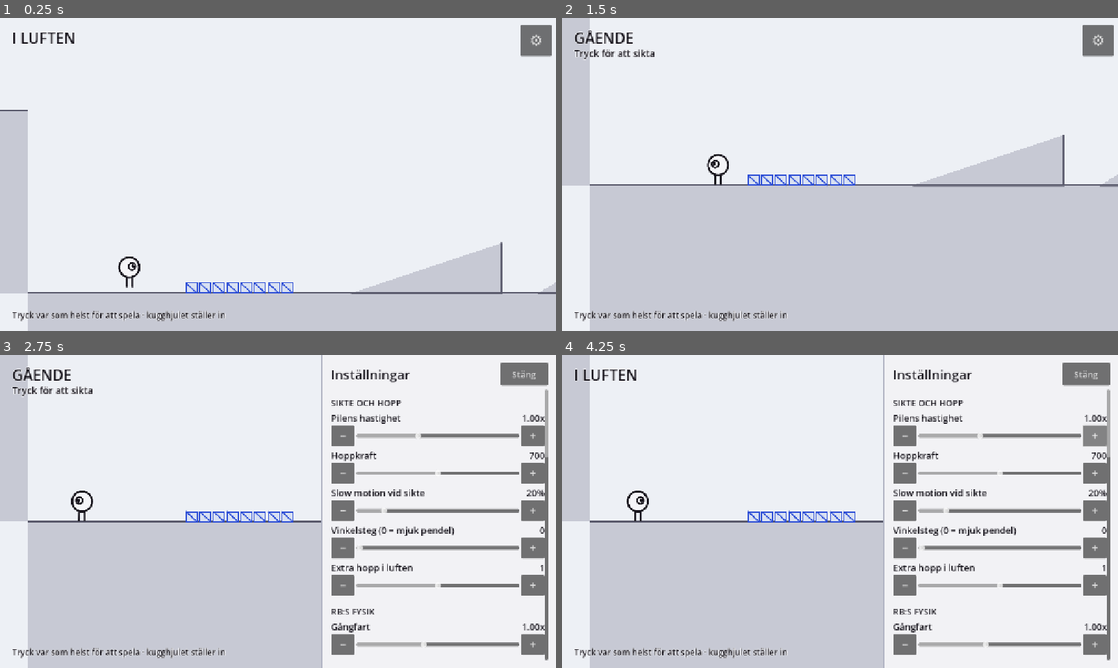
Above: before the commit, frames 1-4 (two rows, left to right).
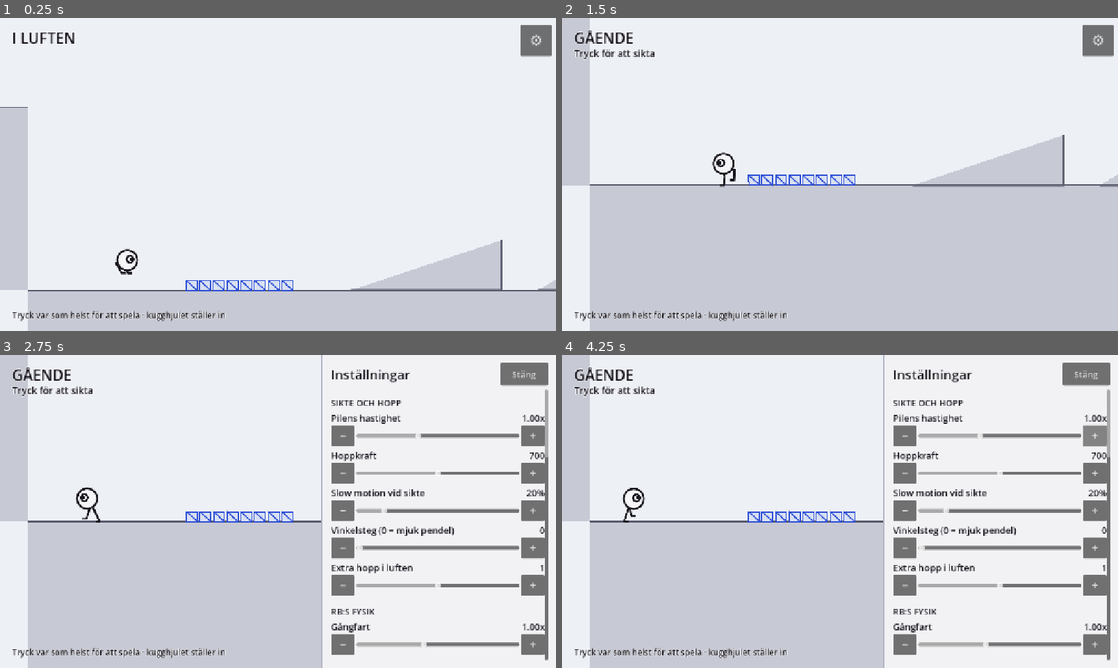
Above: after the commit, the same moments.

Repository: ojojboll-ui/Robo-ball
Game: Godot game, scene res://main/main.tscn
Two runs of this game, one before a commit and one after it. Both use one fixed random seed, a clock stepped at 60 frames per second and the inputs below.
Inputs:
- Up to frame 1 (0.25 s): no input
- Up to frame 2 (1.5 s): click "⚙" at 0.5 s; click "Stäng" at 1.25 s
- Up to frame 3 (2.75 s): click "⚙" at 2 s
- Up to frame 4 (4.25 s): click "−" at 2.75 s; click "+" at 3.5 s

The runs differ from the first frame. In frame 1, 2.0% of the frame differs, in the area x 0-100%, y 28-89%; in frame 2, 0.3%; in frame 3, 0.3%; in frame 4, 0.8%.

Commit message:
Give RB real ostrich legs, and stop him juddering up ramps
Two things from playtest: the body judders climbing a ramp because the
legs are rigidly attached to it, and the graybox should have the ostrich
legs the finished character will have, since the shape affects the
physics.

The judder turned out not to be cosmetic. RB's speed is entirely
tangential, and climbing a slope the tangent points away from the ground,
so nothing held him against the surface — measured on a plain 15 degree
ramp he lost the floor every thirteenth frame, 20 state changes in 300
frames. He now presses into the surface with a force of his own: 2 state
changes over the same run. That force also decides how well he holds over
a crest, which is a knob worth having.

The legs are now simulated rather than drawn. Feet find the ground by
raycast and stay put while the body travels over them; a step is taken
when a foot has fallen too far behind; and the body hangs from a spring
above the feet. The middle joint bends backwards, because in a bird it is
the ankle — the knee sits high against the body. The shape is not
decoration: it sets stride length, how high the body rides, and how much
uneven ground is absorbed before it reaches the body.

The suspension acts along the surface normal only. Letting it pull
sideways too made RB appear to lean backwards while climbing, since the
spring lags behind the motion.

Co-Authored-By: Claude Opus 5 <noreply@anthropic.com>
Claude-Session: https://claude.ai/code/session_01BFuXiawrAFSoffrH8t6SUi

Diff:
--- /dev/null
+++ b/game/actor/legs.gd
@@ -0,0 +1,173 @@
+class_name Legs
+extends RefCounted
+## RB:s strutsben — två ben med fotplacering mot marken och en fjädrad kropp.
+##
+## Gråbox betyder förenklad grafik, inte förenklad mekanik. Benen är fågelben:
+## leden mitt på viker sig **bakåt**, inte framåt som ett knä. Det är i själva
+## verket fotleden — hos en struts sitter knät högt uppe mot kroppen och det man
+## tar för ett bakåtvänt knä är ankeln. Formen är inte dekoration: den avgör hur
+## långt han kan kliva, hur högt kroppen bärs och hur mycket ojämn mark som
+## fjädras bort innan den når kroppen.
+##
+## Två saker den här filen löser:
+##   1. Fötterna söker upp marken och står stilla medan kroppen rör sig över
+##      dem, i stället för att glida med. Ett steg tas först när foten hamnat
+##      för långt bak.
+##   2. Kroppen hänger i en fjäder ovanför fötterna. Tidigare satt den fast i
+##      kollisionskroppen och ärvde varje litet hack i underlaget — därav
+##      skakandet uppför ramper.
+
+const THIGH := 17.0        ## höft → ankel, det korta övre benet
+const SHIN := 23.0         ## ankel → tå, det långa nedre benet
+const TOE := 9.0
+const HIP_SPREAD := 7.0    ## halva avståndet mellan höfterna
+const BODY_HEIGHT := 46.0  ## kroppens mitt ovanför fotplanet
+const LIFT := 13.0         ## hur högt foten lyfts under ett steg
+const MAX_SAG := 16.0      ## hur långt kroppen får hamna från kollisionskroppen
+const STIFFNESS := 220.0
+const DAMPING := 22.0
+const MIN_STRIDE := 22.0
+const MAX_STRIDE := 46.0
+
+var feet := [Vector2.ZERO, Vector2.ZERO]
+var planted := [true, true]
+var step_t := [0.0, 0.0]
+var step_from := [Vector2.ZERO, Vector2.ZERO]
+var step_to := [Vector2.ZERO, Vector2.ZERO]
+var step_time := [0.2, 0.2]
+var body_point := Vector2.ZERO
+var _body_vel := Vector2.ZERO
+var _ready := false
+
+func reset(rb: Node2D, normal: Vector2) -> void:
+	body_point = rb.global_position + normal * 22.0
+	_body_vel = Vector2.ZERO
+	var t := Vector2(-normal.y, normal.x)
+	for i in 2:
+		feet[i] = body_point - normal * BODY_HEIGHT + t * (i * 2.0 - 1.0) * HIP_SPREAD
+		planted[i] = true
+		step_t[i] = 1.0
+	_ready = true
+
+func hips(normal: Vector2) -> Array:
+	var t := Vector2(-normal.y, normal.x)
+	return [body_point - normal * 10.0 - t * HIP_SPREAD,
+		body_point - normal * 10.0 + t * HIP_SPREAD]
+
+func update(rb: Node2D, normal: Vector2, speed: float, grounded: bool, delta: float) -> void:
+	if not _ready:
+		reset(rb, normal)
+	if grounded:
+		_step(rb, normal, speed, delta)
+	else:
+		_dangle(normal, delta)
+	_carry_body(rb, normal, delta)
+
+# ---------------------------------------------------------------- stegen
+
+func _step(rb: Node2D, normal: Vector2, speed: float, delta: float) -> void:
+	var t := Vector2(-normal.y, normal.x)
+	var stride := clampf(MIN_STRIDE + absf(speed) * 0.12, MIN_STRIDE, MAX_STRIDE)
+	var hip_list := hips(normal)
+
+	for i in 2:
+		if planted[i]:
+			continue
+		step_t[i] += delta / maxf(step_time[i], 0.02)
+		if step_t[i] >= 1.0:
+			step_t[i] = 1.0
+			planted[i] = true
+			feet[i] = step_to[i]
+		else:
+			var k: float = step_t[i]
+			feet[i] = (step_from[i] as Vector2).lerp(step_to[i], k) + normal * sin(k * PI) * LIFT
+
+	# Ett ben i taget. Står båda och ett av dem har hamnat för långt bak tar
+	# det steget — det är därför gången blir omväxlande och inte hoppig.
+	if planted[0] and planted[1]:
+		var worst := -1
+		var worst_lag := stride * 0.5
+		for i in 2:
+			var lag: float = -((feet[i] as Vector2) - (hip_list[i] as Vector2)).dot(t) * signf(speed)
+			if speed == 0.0:
+				lag = absf(((feet[i] as Vector2) - (hip_list[i] as Vector2)).dot(t)) - stride * 0.4
+			if lag > worst_lag:
+				worst_lag = lag
+				worst = i
+		if worst >= 0:
+			_begin_step(rb, normal, worst, stride, speed, hip_list[worst])
+
+func _begin_step(rb: Node2D, normal: Vector2, i: int, stride: float, speed: float, hip: Vector2) -> void:
+	var t := Vector2(-normal.y, normal.x)
+	var forward := signf(speed) if speed != 0.0 else 1.0
+	var aim := hip + t * forward * stride * 0.55
+	var space := rb.get_world_2d().direct_space_state
+	var from := aim + normal * 28.0
+	var to := aim - normal * 70.0
+	var query := PhysicsRayQueryParameters2D.create(from, to, rb.collision_mask, [rb.get_rid()])
+	var hit := space.intersect_ray(query)
+	step_from[i] = feet[i]
+	step_to[i] = hit["position"] if not hit.is_empty() else aim
+	step_t[i] = 0.0
+	planted[i] = false
+	step_time[i] = clampf(stride / maxf(absf(speed), 40.0) * 0.55, 0.07, 0.32)
+
+## I luften hänger benen ner under kroppen.
+func _dangle(normal: Vector2, delta: float) -> void:
+	var t := Vector2(-normal.y, normal.x)
+	for i in 2:
+		var rest := body_point - normal * (BODY_HEIGHT - 6.0) + t * (i * 2.0 - 1.0) * HIP_SPREAD
+		feet[i] = (feet[i] as Vector2).lerp(rest, minf(1.0, delta * 9.0))
+		planted[i] = false
+		step_t[i] = 1.0
+
+# ---------------------------------------------------------------- kroppen
+
+## Fjädringen. Kroppen dras mot en punkt ovanför fötterna i stället för att sitta
+## fast i kollisionskroppen, och det är den som gör att småhack i marken inte
+## längre skakar hela RB.
+func _carry_body(rb: Node2D, normal: Vector2, delta: float) -> void:
+	# Kroppen sitter alltid rakt ovanför kollisionskroppen i sidled — en
+	# fjädring som också drar i sidled får RB att luta bakåt när han går uppför.
+	# Bara höjden fjädrar, och den styrs av var fötterna faktiskt står.
+	var anchor := rb.global_position + normal * 22.0
+	var support: Vector2 = ((feet[0] as Vector2) + (feet[1] as Vector2)) * 0.5
+	var along := (support + normal * BODY_HEIGHT - anchor).dot(normal)
+	var target := anchor + normal * clampf(along, -MAX_SAG, MAX_SAG)
+
+	_body_vel += (target - body_point) * STIFFNESS * delta
+	_body_vel *= exp(-DAMPING * delta)
+	body_point += _body_vel * delta
+
+	# Sista spärren: grafiken får aldrig lämna kollisionskroppen.
+	var off := body_point - anchor
+	if off.length() > MAX_SAG + 4.0:
+		body_point = anchor + off.normalized() * (MAX_SAG + 4.0)
+		_body_vel *= 0.5
+
+# ---------------------------------------------------------------- ritning
+
+## Tvåbensled där leden viker sig bakåt — fågelbenets kännetecken.
+static func solve(hip: Vector2, foot: Vector2, a: float, b: float, bend: Vector2) -> Vector2:
+	var d := foot - hip
+	var dist := clampf(d.length(), absf(a - b) + 0.01, a + b - 0.01)
+	var dir := d.normalized() if d.length() > 0.001 else Vector2.DOWN
+	var x := (dist * dist + a * a - b * b) / (2.0 * dist)
+	var y := sqrt(maxf(0.0, a * a - x * x))
+	var perp := dir.orthogonal()
+	if perp.dot(bend) < 0.0:
+		perp = -perp
+	return hip + dir * x + perp * y
+
+func draw_into(rb: CanvasItem, normal: Vector2, facing: int, color: Color) -> void:
+	var t := Vector2(-normal.y, normal.x)
+	var bend := -t * float(facing)
+	var hip_list := hips(normal)
+	for i in 2:
+		var hip: Vector2 = rb.to_local(hip_list[i])
+		var foot: Vector2 = rb.to_local(feet[i])
+		var ankle := solve(hip, foot, THIGH, SHIN, bend)
+		var width := 3.4 if i == 1 else 2.8
+		rb.draw_polyline(PackedVector2Array([hip, ankle, foot]), color, width, true)
+		rb.draw_circle(ankle, 2.6, color)
+		rb.draw_line(foot, foot + t * float(facing) * TOE, color, width, true)
--- a/game/actor/robo_ball.gd
+++ b/game/actor/robo_ball.gd
@@ -30,6 +30,12 @@
 const AUTO_AIM_DELAY := 0.7    ## hur länge pilen visas innan spelet hoppar åt en
 const SAFETY_MARGIN := 2.0     ## slack i förflyttningstaket, se _move()
 const STAND_UP_MARGIN := 6.0   ## hysteres, annars fladdrar han mellan lägena
+## Hur hårt han hålls mot underlaget. Farten är helt tangentiell, och uppför en
+## backe pekar tangenten bort från marken — utan den här kraften lättar han från
+## ytan var trettonde bildruta och spelet fladdrar mellan "går" och "i luften".
+## Den är också vad som håller honom kvar över en krön: räcker den inte, lyfter
+## han, precis som han ska.
+const GROUND_STICK := 150.0
 const SIM_STEP := 1.0 / 45.0
 const SIM_STEPS := 70
 
@@ -45,8 +51,11 @@
 var _aim_elapsed := 0.0
 var _air_jumps_used := 0
 var _aim_from_air := false
-var _leg_phase := 0.0
 var _airborne_frames := 0
+var _legs := Legs.new()
+## Underlagets normal, utjämnad. Rå normal hoppar till vid varje skarv mellan
+## kollisionspolygonens delar, och det syntes som ryck i kroppens lutning.
+var _smooth_normal := Vector2.UP
 var _start_position := Vector2.ZERO
 var _ledge_ray: RayCast2D
 
@@ -64,6 +73,7 @@
 
 	_start_position = global_position
 	floor_snap_length = 20.0
+	_legs.reset(self, Vector2.UP)
 	InputSignal.pressed.connect(_on_signal_pressed)
 	InputSignal.released.connect(_on_signal_released)
 
@@ -78,7 +88,18 @@
 			_process_aim(delta)
 		State.AIR:
 			_process_air(delta)
+	_update_legs(delta)
 	queue_redraw()
+
+func _update_legs(delta: float) -> void:
+	var grounded := state == State.WALK or state == State.AIM
+	_smooth_normal = _smooth_normal.lerp(ground_normal, minf(1.0, delta * 14.0)).normalized()
+	if state == State.ROLL:
+		# Benen är indragna — då finns inget att simulera, och kroppen sitter
+		# åter fast i bollen eftersom det *är* bollen som rullar.
+		_legs.body_point = global_position
+		return
+	_legs.update(self, _smooth_normal, ground_speed, grounded, delta)
 
 # ---------------------------------------------------------------- lägen
 
@@ -91,12 +112,11 @@
 	if state == State.WALK:
 		var target := facing * WALK_SPEED * Settings.walk_speed
 		ground_speed = move_toward(ground_speed, target, WALK_ACCEL * delta)
-		_leg_phase += delta * 9.0
 	else:
 		ground_speed = move_toward(ground_speed, 0.0, Settings.roll_friction * delta)
 
 	spin += ground_speed / RADIUS * delta
-	velocity = t * ground_speed
+	velocity = t * ground_speed - ground_normal * GROUND_STICK
 	_move(delta)
 	_push_things(0.5)
 
@@ -257,6 +277,10 @@
 func _set_state(next: State) -> void:
 	if state == next:
 		return
+	# Reser han sig ur en rullning har benen inga giltiga fotplaceringar kvar —
+	# utan en omstart skulle de kliva från där de stod innan han rullade.
+	if state == State.ROLL and next != State.ROLL:
+		_legs.reset(self, _smooth_normal)
 	state = next
 	WorldClock.set_slowmo(state == State.AIM)
 	state_changed.emit(state)
@@ -273,8 +297,10 @@
 	velocity = Vector2.ZERO
 	ground_speed = 0.0
 	ground_normal = Vector2.UP
+	_smooth_normal = Vector2.UP
 	facing = 1
 	_air_jumps_used = 0
+	_legs.reset(self, Vector2.UP)
 	_set_state(State.WALK)
 
 # ---------------------------------------------------------------- hjälpare
@@ -407,22 +433,18 @@
 	draw_set_transform(Vector2.ZERO, 0.0, Vector2.ONE)
 
 func _draw_standing() -> void:
-	var grounded := state == State.WALK or state == State.AIM
-	var lean := (ground_normal.angle() + PI * 0.5) if grounded else 0.0
+	var normal := _smooth_normal
 	var crouch := state == State.AIM
-	var body_y := -RADIUS + (4.0 if crouch else 0.0)
 	var squash := 0.86 if crouch else 1.0
-
-	# strutsben, vinkelräta mot underlaget
-	draw_set_transform(Vector2.ZERO, lean, Vector2.ONE)
-	for s in [-1.0, 1.0]:
-		var swing := sin(_leg_phase + (0.0 if s > 0.0 else PI)) * (6.0 if state == State.WALK else 0.0)
-		var hip := Vector2(s * 6.0, body_y + RADIUS * 0.5)
-		var knee := Vector2(s * 6.0 + swing * 0.4, body_y + RADIUS * (0.6 if crouch else 1.1))
-		var foot := Vector2(s * 6.0 + swing, RADIUS * (0.35 if crouch else 0.95))
-		draw_polyline(PackedVector2Array([hip, knee, foot]), Palette.INK, 3.0, true)
-
-	draw_set_transform(Vector2(0.0, body_y).rotated(lean), lean, Vector2(1.0, squash))
+	var body := to_local(_legs.body_point)
+	if crouch:
+		# På huk: kroppen sjunker ner mot fötterna, benen viker ihop sig.
+		body += normal * -8.0
+
+	_legs.draw_into(self, normal, facing, Palette.INK)
+
+	var lean := normal.angle() + PI * 0.5
+	draw_set_transform(body, lean, Vector2(1.0, squash))
 	draw_circle(Vector2.ZERO, RADIUS, Palette.SHELL)
 	draw_arc(Vector2.ZERO, RADIUS, 0.0, TAU, 32, Palette.INK, 3.0, true)
 	var eye := Vector2(facing * 6.0, -2.0)
Not shown, added: game/actor/legs.gd.uid
Not shown, changed: docs/DECISIONS.md
Not shown, changed: docs/DESIGN.md
